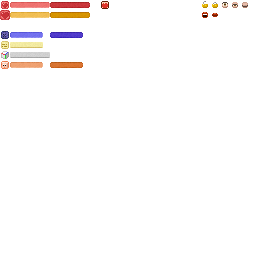
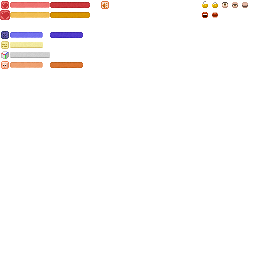
Two versions of the same layered image (w=256, h=256). Layer-by-layer changes:
painted on "静音" over (101, 1, 218, 18)
